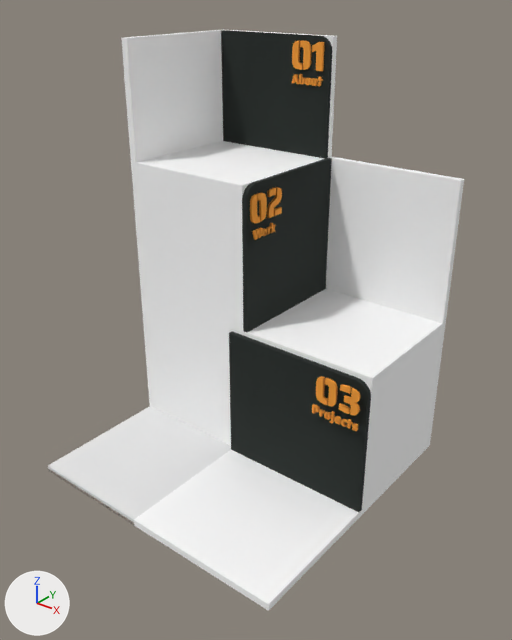
The COLLADA model models/maxtower_base.dae: old version first, new version second.
Camera for both pictures: a 50 mm lens placed at (8.37, -10.04, 9.78), pointed at (0.42, -0.11, 3.62). Lighting does not change. The marker at lower left points along +X, +Y and +Z. Where no turn or scale is listed for an object, it has been applied to the vertices.

In view in the first picture: 'About', 'Projects', 'Work_1', '_01_1', '_02', '_03', 'group_0', 'group_5', 'group_6', 'group_7', 'group_8'.
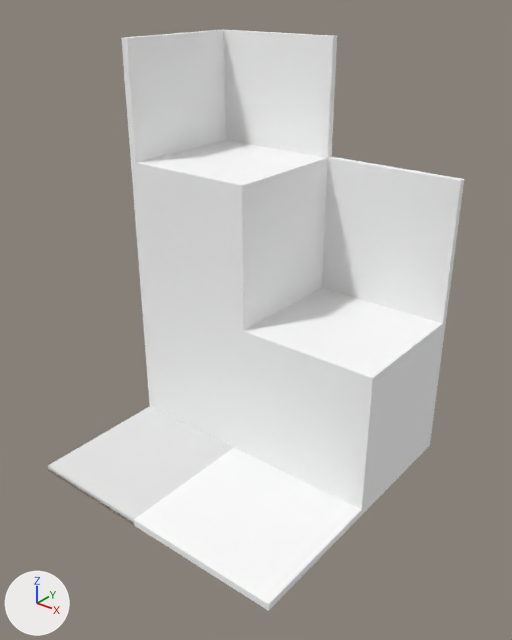
Edits to the bpy script that builds the scene:
```text
Add me_group_1:
    me_group_1 = me_group_8.copy(); me_group_1.name = 'group_1'  # the mesh of ob_group_8
Change ob_group_1:
    ob_group_1: bpy.data.objects.new('group_1', None) -> bpy.data.objects.new('group_1', me_group_1)
Remove ob_01_1:
    ob_01_1 = bpy.data.objects.new('_01_1', me_01_1)
    ob_01_1.location = (-0.93, 2.79, 8.02)
Remove ob_about:
    ob_about = bpy.data.objects.new('About', me_about)
    ob_about.location = (-0.9, 2.79, 7.73)
Remove ob_02:
    ob_02 = bpy.data.objects.new('_02', me_02)
    ob_02.location = (0.1, 0.07, 5.48)
Remove ob_work_1:
    ob_work_1 = bpy.data.objects.new('Work_1', me_work_1)
    ob_work_1.location = (0.15, 0.11, 5.18)
Remove ob_03:
    ob_03 = bpy.data.objects.new('_03', me_03)
    ob_03.location = (1.96, -0.2, 2.43)
Remove ob_projects:
    ob_projects = bpy.data.objects.new('Projects', me_projects)
    ob_projects.location = (1.91, -0.2, 2.07)
Remove ob_group_5:
    ob_group_5 = bpy.data.objects.new('group_5', me_group_5)
    ob_group_5.location = (-0.3, -0.1, 0.15)
Remove ob_group_6:
    ob_group_6 = bpy.data.objects.new('group_6', me_group_6)
    ob_group_6.location = (0.0, 0.0, 3.2)
Remove ob_group_7:
    ob_group_7 = bpy.data.objects.new('group_7', me_group_7)
    ob_group_7.location = (-2.9, 2.79, 6.25)
```

Pixel boxes [x1, y1, x2, y2] of what changed, in the pictures (512 x 640 px):
'group_5', deleted (black): before [229, 332, 371, 512]
'group_7', deleted (black): before [221, 30, 332, 159]
'group_6', deleted (black): before [242, 158, 332, 332]
'group_1', now drawn: after [48, 406, 234, 522]
'_03', deleted (orange): before [316, 376, 360, 415]
'_02', deleted (orange): before [250, 187, 282, 223]
'_01_1', deleted (orange): before [292, 40, 325, 71]
'Projects', deleted: before [312, 404, 358, 431]
'About', deleted: before [292, 74, 323, 86]
'Work_1', deleted: before [252, 223, 276, 240]
'group_8', unchanged, covered by the edit: before [48, 406, 231, 522]
